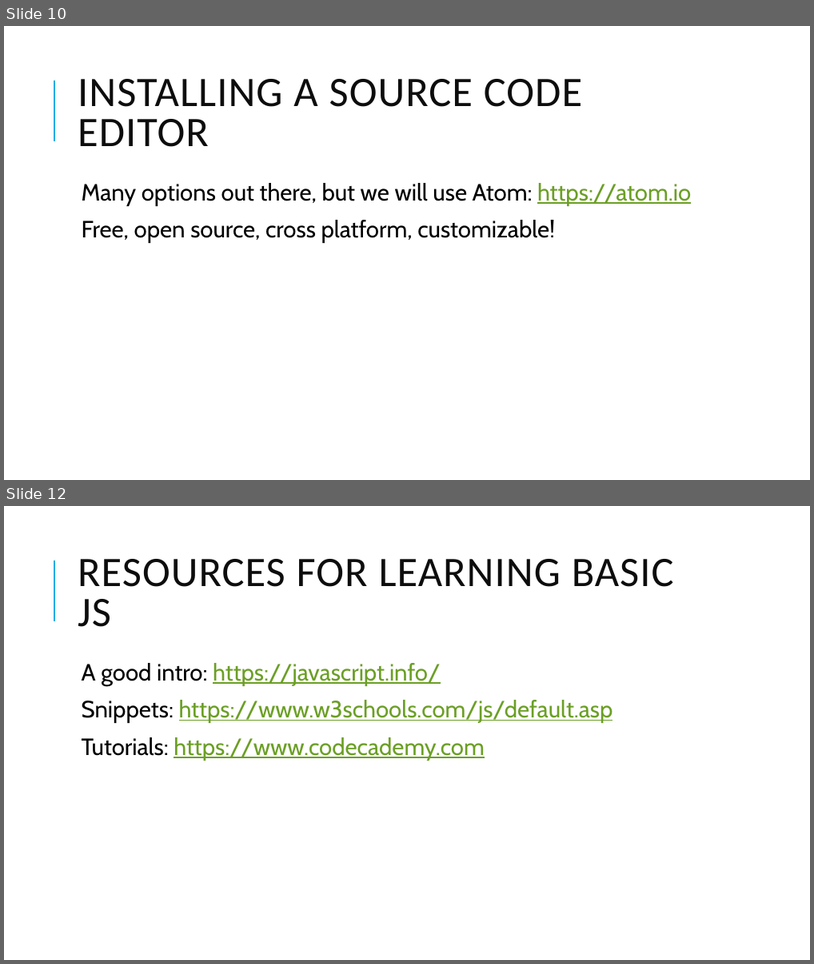
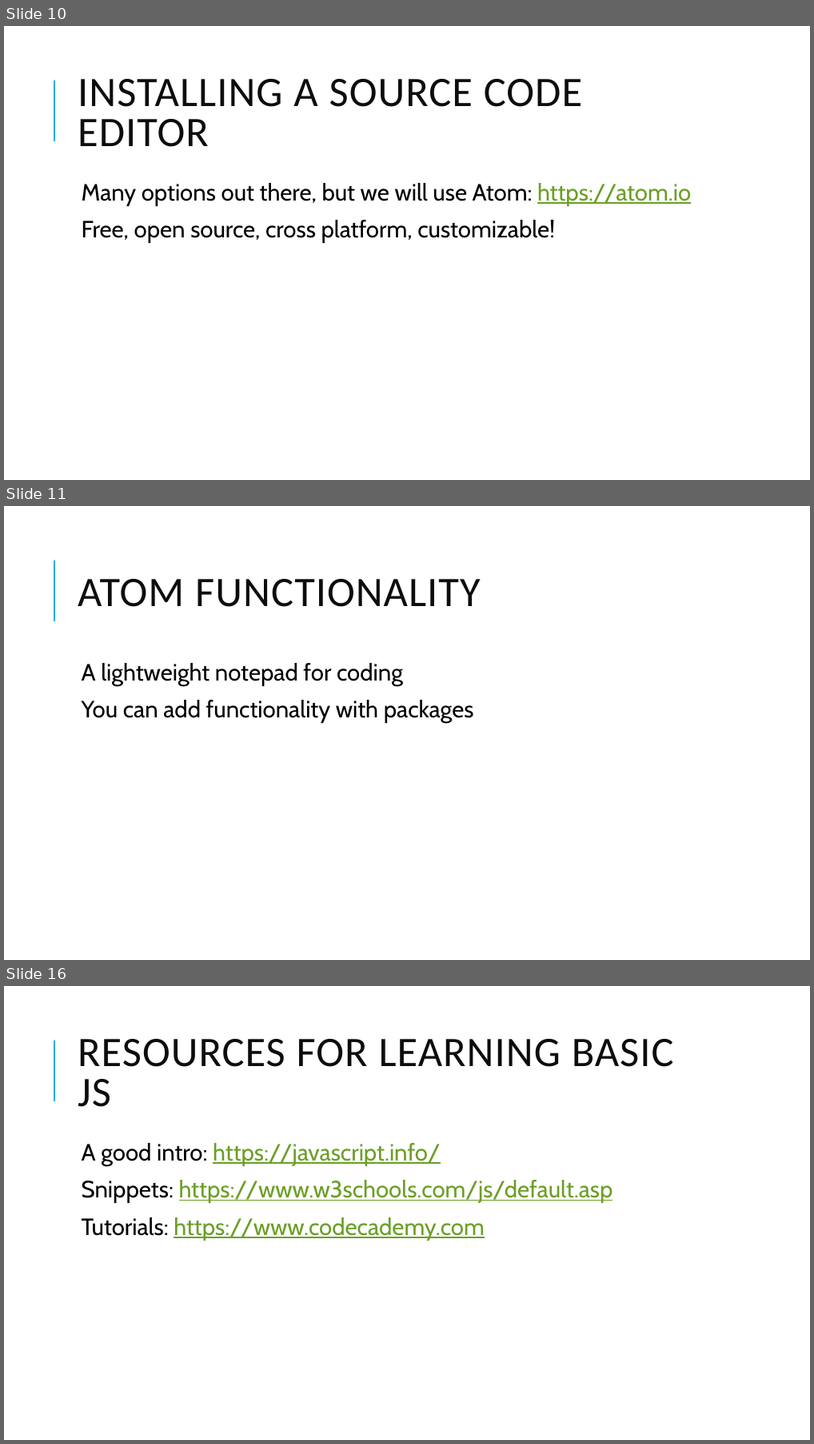
Before and after one commit to dreamerie/jspsych-tutorials, a slide deck: Week1-Introduction.pptx. Shown one above the other, each under a label of ours: slides 10 and 12 before the commit, slides 10, 11 and 16 after it; the slides between them are not shown. The pictures are 814x964 and 814x1444 pixels, drawn with LibreOffice and Linux fonts; fonts in the diff are those of the drawing. Boxes give left, top, right and bottom in pixels: in the first picture for what was removed or moved away, otherwise in the second. Text is boxed around its words. In the diff, an @@ line names an element or a change of style, - is before the commit and + after.

```diff
--- a/Week1-Introduction.pptx
+++ b/Week1-Introduction.pptx
@@ slide 11 added at (x1=4, y1=506, x2=810, y2=960), background #FFFFFF; not listed: 1 template element that a slide beside it also shows @@
@@ title added at (x1=78, y1=579, x2=480, y2=607), 50 pt, text #0D0D0D @@
+ATOM FUNCTIONALITY
@@ text added at (x1=82, y1=663, x2=474, y2=723), 28 pt, text #000000 @@
+  A lightweight notepad for coding
+  You can add functionality with packages
@@ what was slide 12 is now slide 16 @@
```
Also in this commit, not shown: 3 other slides added, 10 other files.
